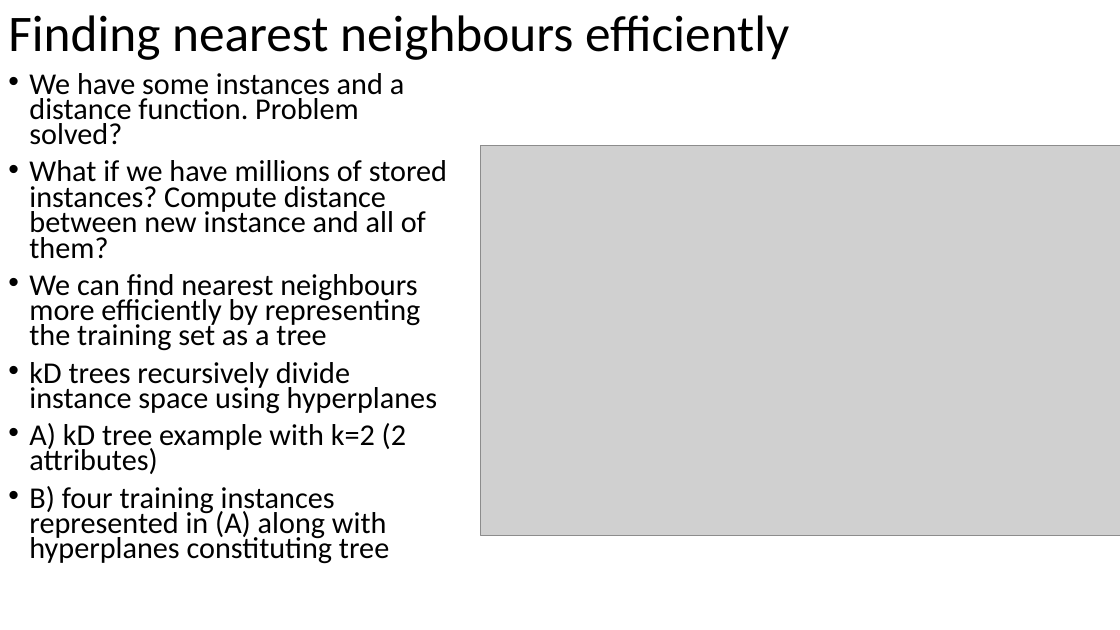
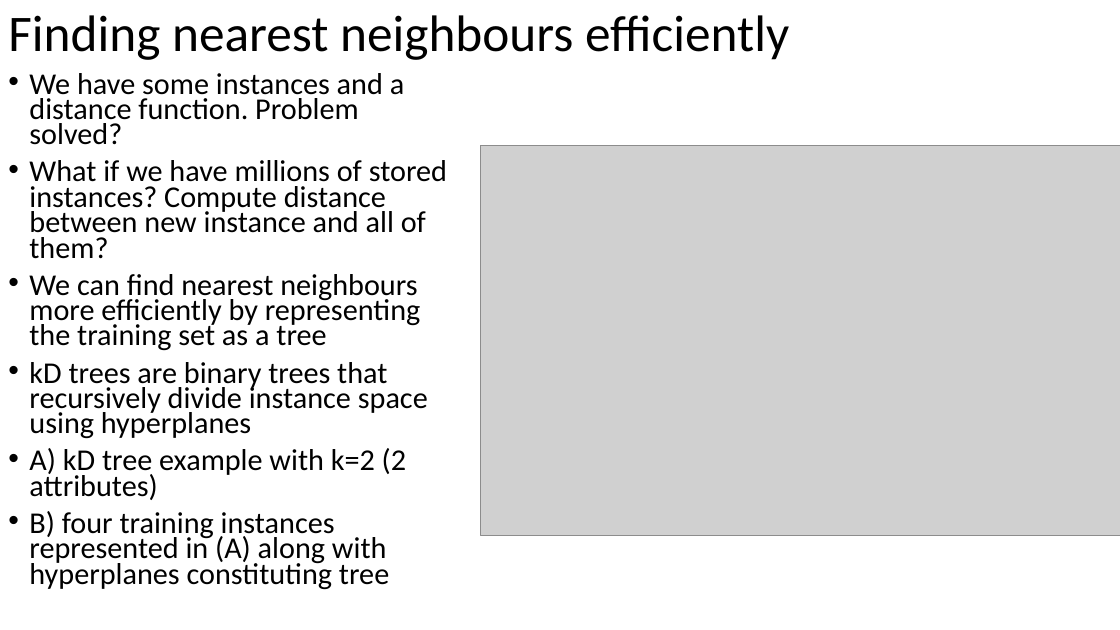
Before and after one commit to russellu/cs405, a slide deck: slide 4 of Lecture_10.pptx. Drawn at 1120x630 pixels with LibreOffice and Linux fonts; fonts in the diff are those of the drawing; grey boxes stand for pictures. Boxes give left, top, right and bottom in pixels: in the first picture for what was removed or moved away, otherwise in the second. Text is boxed around its words. In the diff, an @@ line names an element or a change of style, - is before the commit and + after.

```diff
--- a/Lecture_10.pptx
+++ b/Lecture_10.pptx
@@ text at (x1=29, y1=362, x2=428, y2=439): text changed @@
-• kD trees recursively divide instance space using hyperplanes
+• kD trees are binary trees that recursively divide instance space using hyperplanes
```
Also in this commit, not shown: 10 other slides changed, 4 slides added, 1 slide removed, 3 other files.
